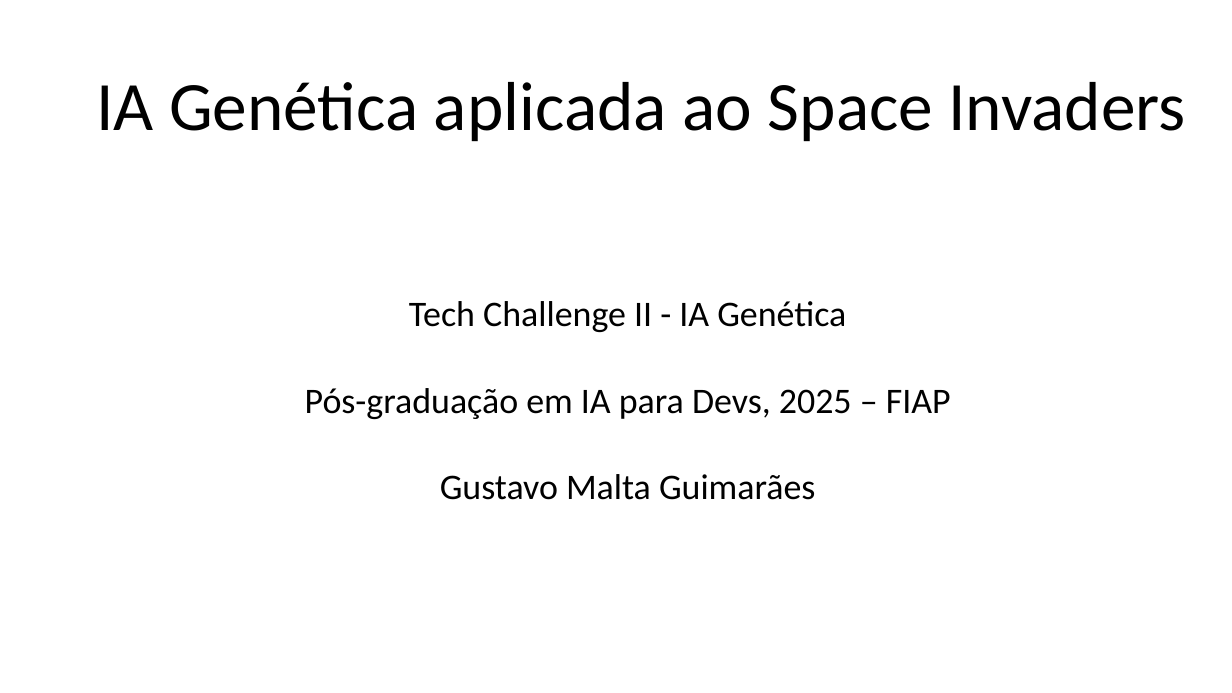
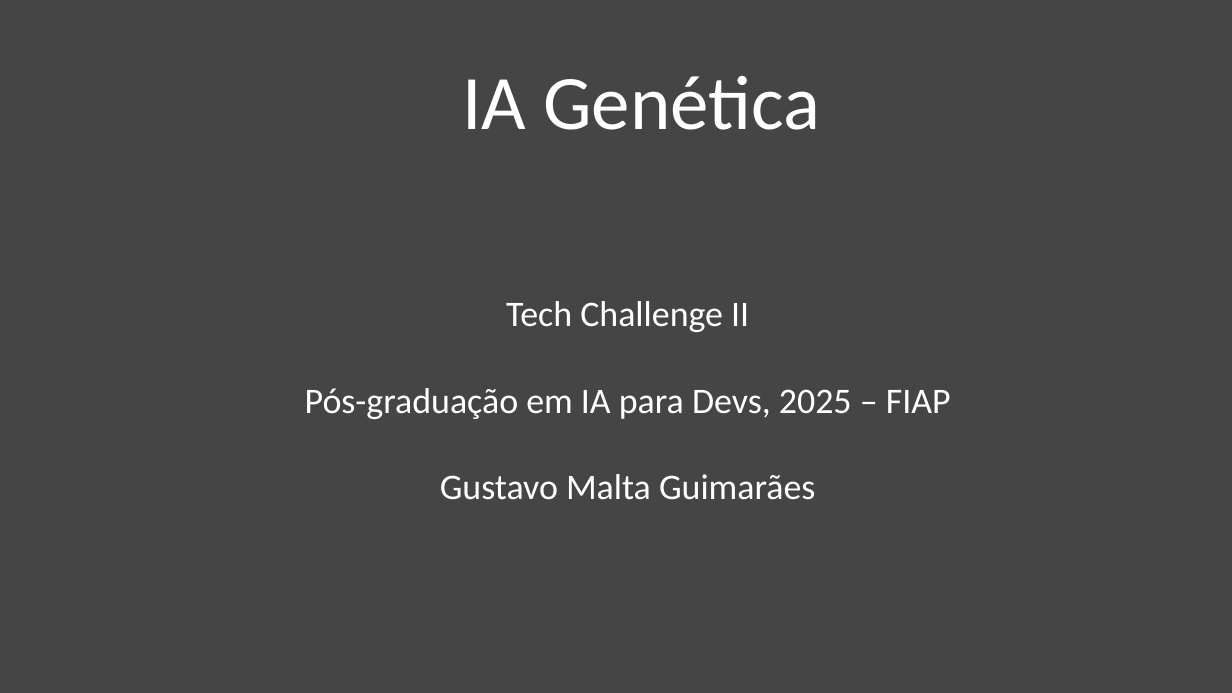
Before and after one commit to GustavoMaltaGuimaraesBrasil/TC2_IAGenetica, a slide deck: slide 1 of IA Genetica.pptx. Drawn at 1232x693 pixels with LibreOffice and Linux fonts; fonts in the diff are those of the drawing. Boxes give left, top, right and bottom in pixels: in the first picture for what was removed or moved away, otherwise in the second. Text is boxed around its words. In the diff, an @@ line names an element or a change of style, - is before the commit and + after.

```diff
--- a/IA Genetica.pptx
+++ b/IA Genetica.pptx
@@ background #FFFFFF to #454545 @@
@@ title at (462, 76, 820, 130): text changed; size 54 to 60 pt; text colour #000000 to #FFFFFF @@
-IA Genética aplicada ao Space Invaders
+IA Genética
@@ text at (506, 301, 749, 332): text changed; text colour #000000 to #FFFFFF @@
-Tech Challenge II - IA Genética
+Tech Challenge II
@@ text at (305, 388, 951, 500): text colour #000000 to #FFFFFF in "Pós-graduação em IA para Devs, 2025 – ...", "Gustavo Malta Guimarães" @@
```
Also in this commit, not shown: 13 other slides changed, 3 other files.
